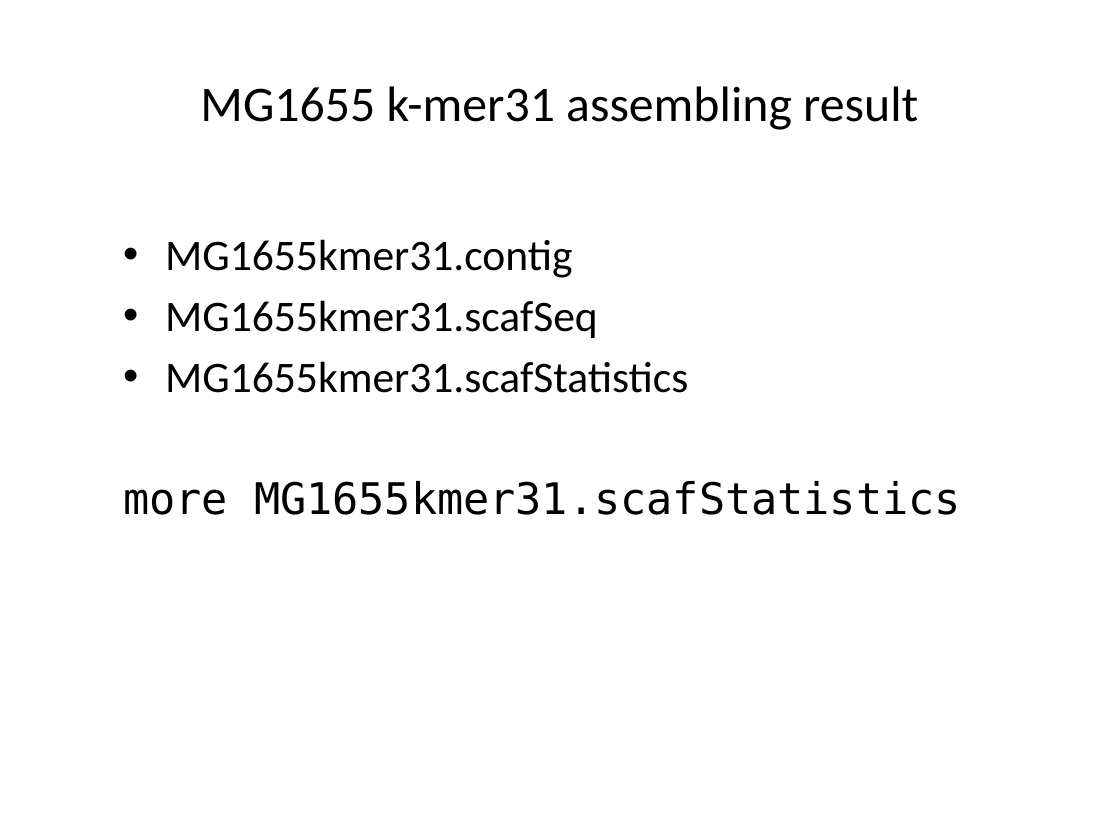
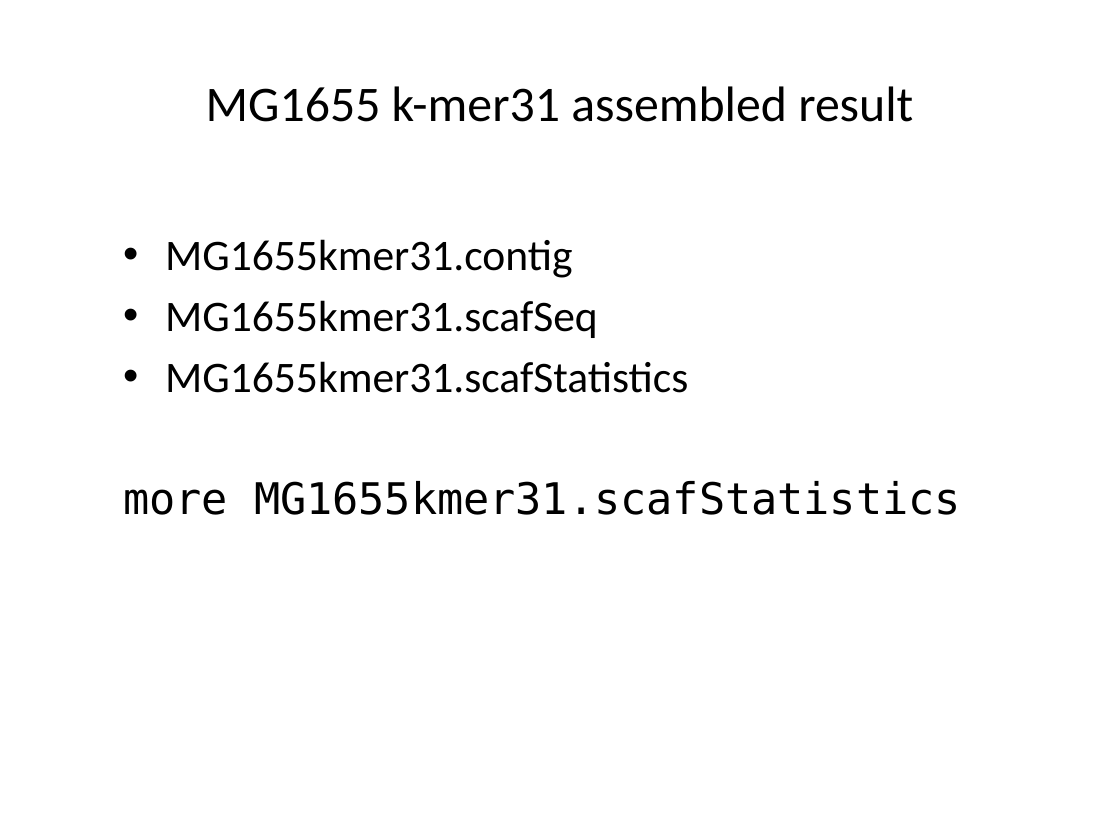
Before and after one commit to liu3zhenlab/teaching, a slide deck: slide 11 of PLPTH813Bioinformatis/2023/labs/lab09_assembly.pptx. Drawn at 1120x840 pixels with LibreOffice and Linux fonts; fonts in the diff are those of the drawing. Boxes give left, top, right and bottom in pixels: in the first picture for what was removed or moved away, otherwise in the second. Text is boxed around its words. In the diff, an @@ line names an element or a change of style, - is before the commit and + after.

```diff
--- a/PLPTH813Bioinformatis/2023/labs/lab09_assembly.pptx
+++ b/PLPTH813Bioinformatis/2023/labs/lab09_assembly.pptx
@@ title at (x1=206, y1=86, x2=913, y2=122): text changed @@
-MG1655 k-mer31 assembling result
+MG1655 k-mer31 assembled result
```
Also in this commit, not shown: 6 other slides changed, 2 other files.
